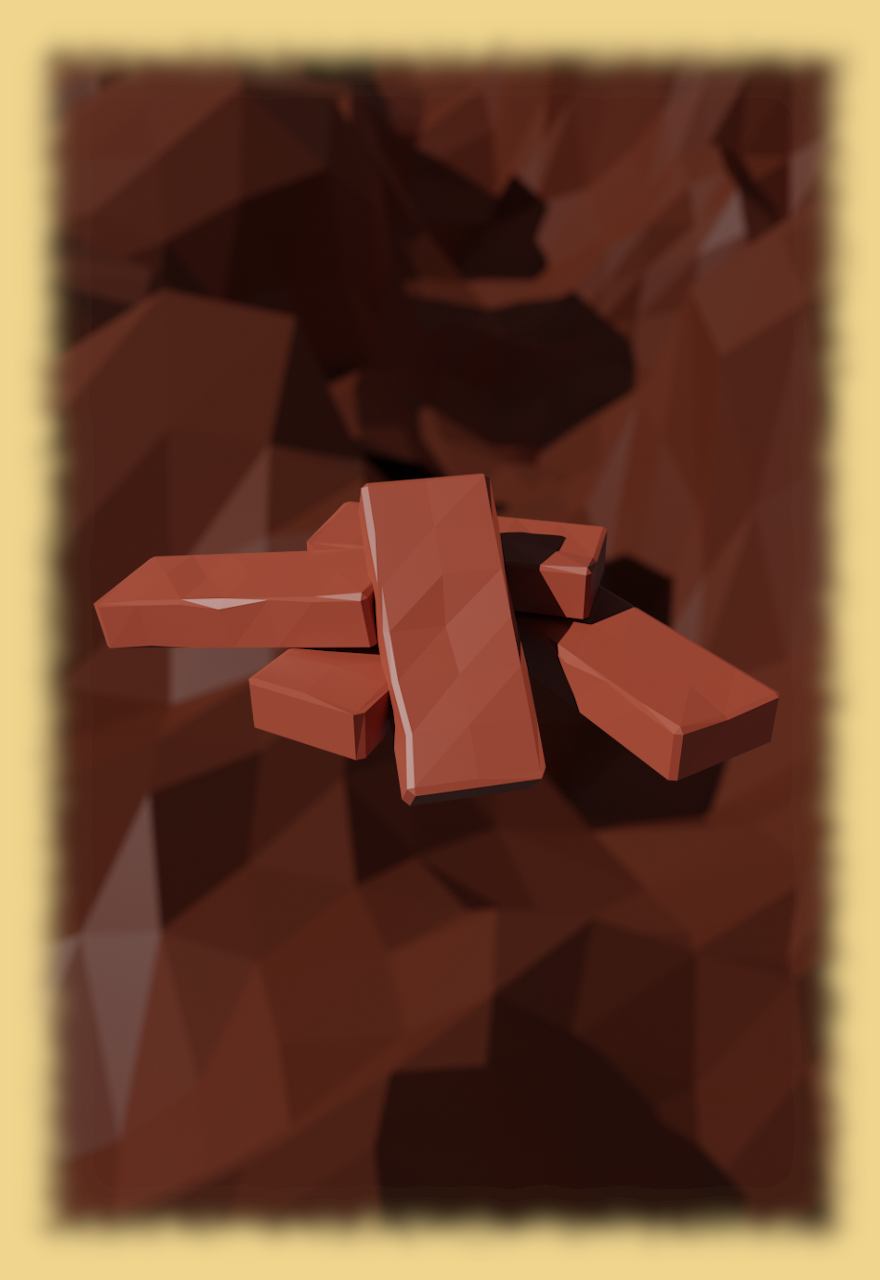
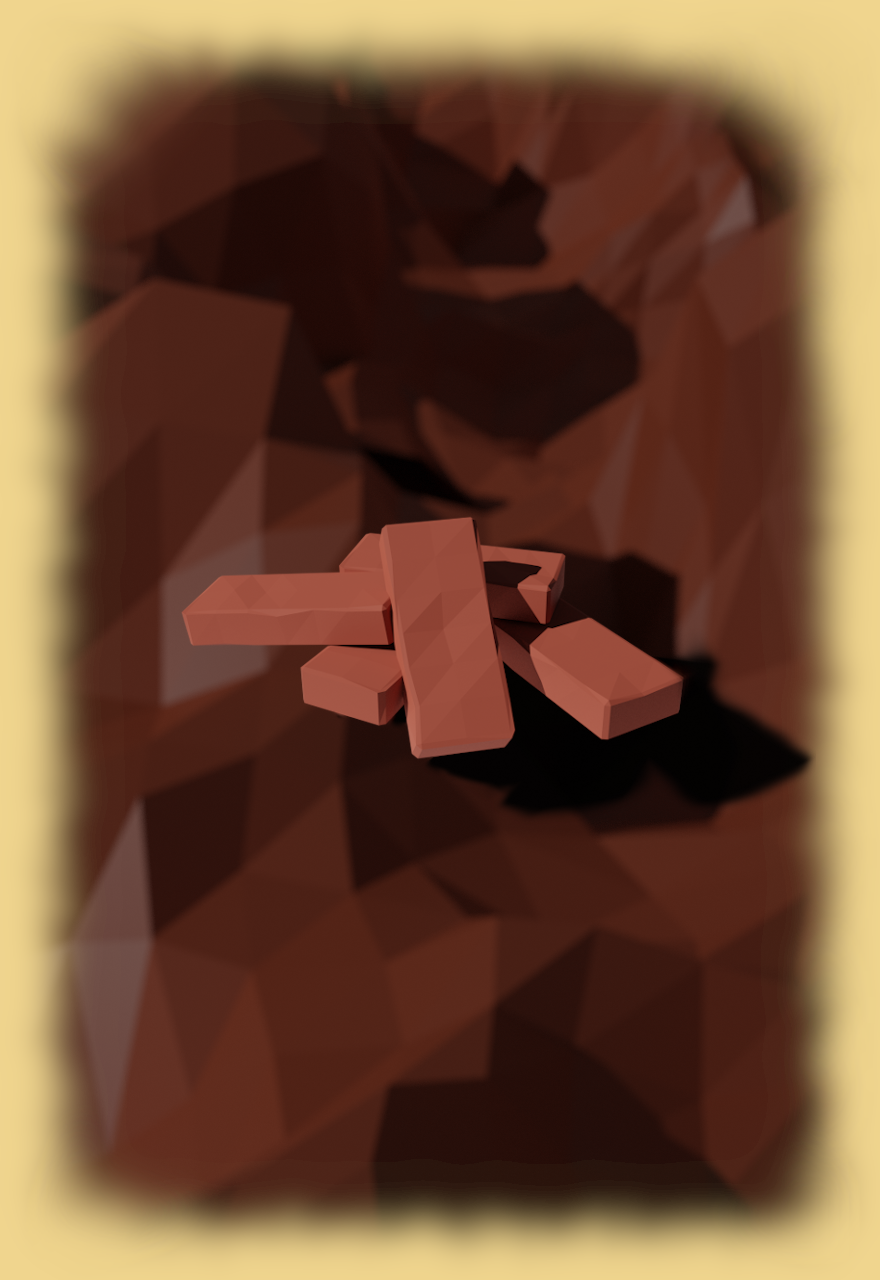
Before/after of a 880x1280 layered artwork. What changed in the layer stack:
renamed "bricksLight" to "bricks.png", painted on it over [64, 472, 816, 851]
painted on "landscape.png" over [8, 8, 878, 1276]
removed layer "ExpandedBoarder" over [8, 8, 878, 1276]
